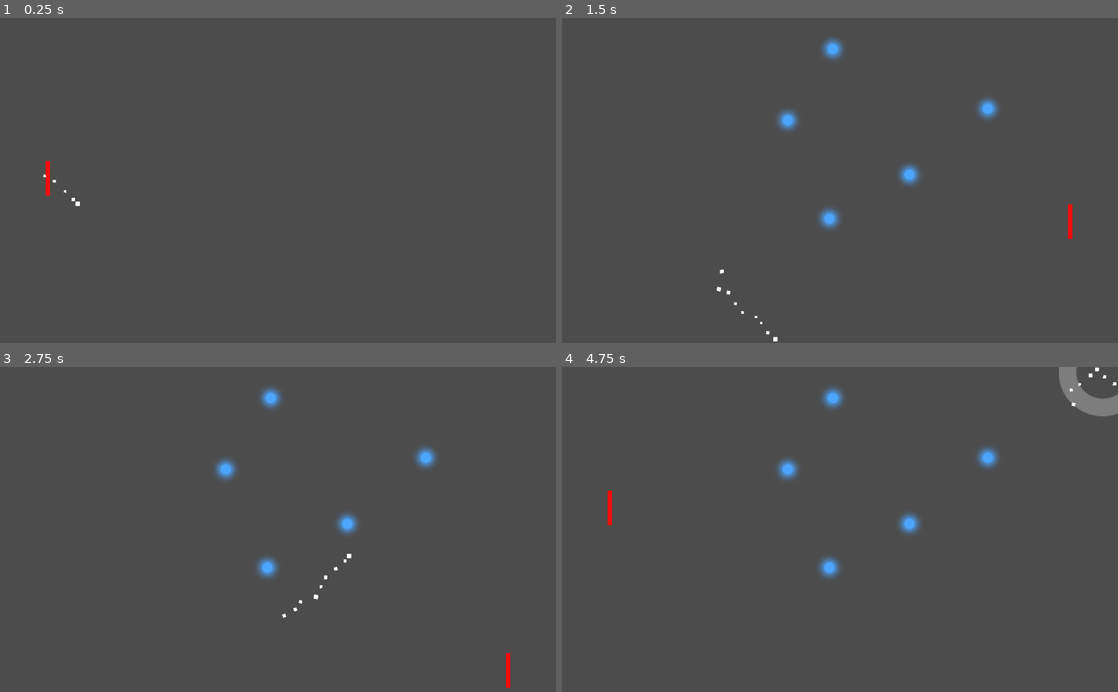
Above: before the commit, frames 1-4 (two rows, left to right).
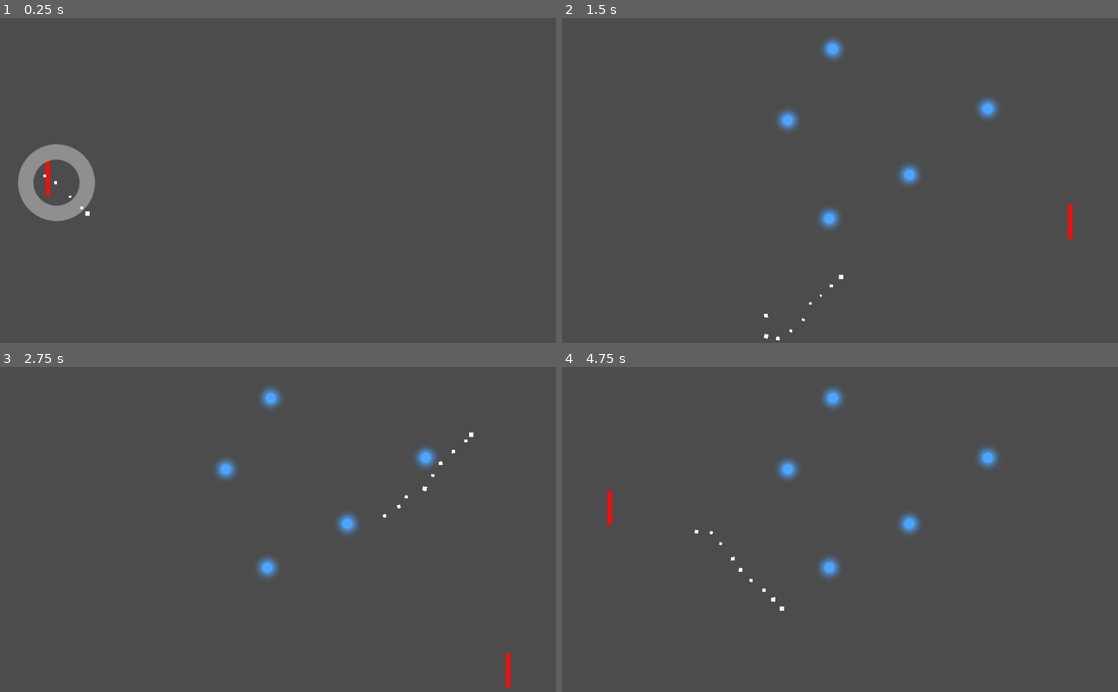
Above: after the commit, the same moments.

Repository: mgonzalezperna/pong-remix
Game: Godot game, scene res://scenes/scene-base.tscn
Two runs of this game, one before a commit and one after it. Both use one fixed random seed, a clock stepped at 60 frames per second and the inputs below.
Inputs:
- Up to frame 1 (0.25 s): no input
- Up to frame 2 (1.5 s): hold Right (paddle_right) 0.53-1.28 s; hold Down (paddle_down) from 1.28 s (still down)
- Up to frame 3 (2.75 s): release Down (paddle_down) at 2.03 s; hold Right (paddle_right) from 2.03 s (still down)
- Up to frame 4 (4.75 s): release Right (paddle_right) at 2.78 s; hold Up (paddle_hit_up) 2.78-3.53 s; hold Left (paddle_left) from 3.53 s (still down)

The runs differ from the first frame. In frame 1, 1.7% of the frame differs, in the area x 3-18%, y 38-63%; in frame 2, 0.1%; in frame 3, 0.1%; in frame 4, 0.9%.
Error before the commit: Invalid get index 'power_up_on' (on base: 'KinematicBody2D (paddle_player.gd)'). (res://scripts/ball.gd:27)

Commit message:
[#3] Add scaling on power up arrow.
The length of the arrow changes to telegraph the player the power of
their next shot.

Diff:
--- a/scripts/paddle_player.gd
+++ b/scripts/paddle_player.gd
@@ -12,6 +12,8 @@
 
 onready var arrow = $arrow
 onready var power_up_area = $power_up_area
+onready var timer = $power_up_timer
+onready var power_up_on = false
 
 # Called when the node enters the scene tree for the first time.
 func _ready():
@@ -38,7 +40,7 @@
 
     velocity = get_movement_velocity(timescale.paddle)
     $arrow.speed_multiplier = timescale.arrow
-
+    $arrow.laser_beam.scale.x = (timer.wait_time - timer.time_left)
     position += velocity * delta
     position.y = clamp_axis_movement(position)
 
